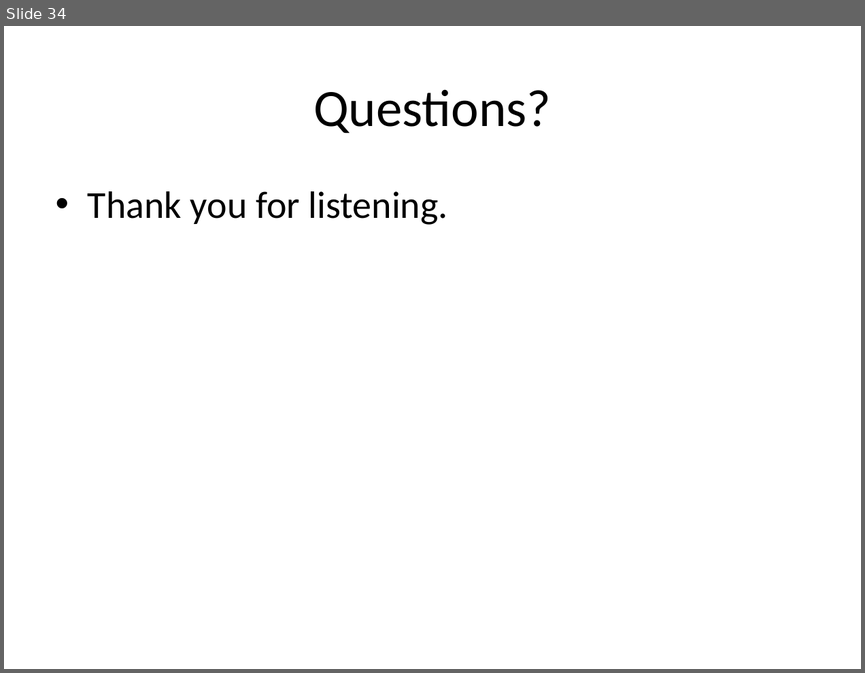
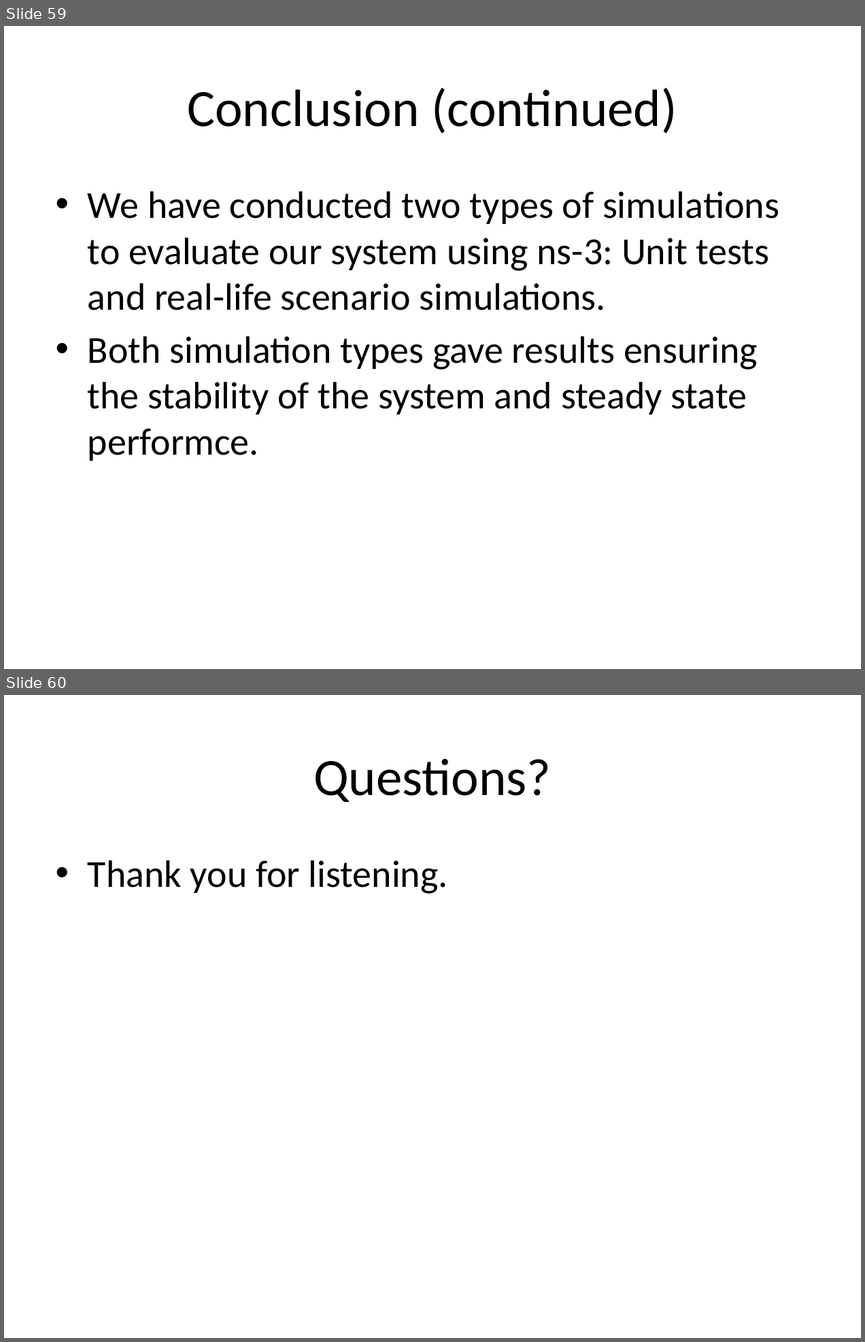
Before and after one commit to canleloglu/worddoc, a slide deck: sunumNew.pptx. Shown one above the other, each under a label of ours: slide 34 before the commit, slides 59 and 60 after it. The pictures are 865x673 and 865x1342 pixels, drawn with LibreOffice and Linux fonts; fonts in the diff are those of the drawing. Boxes give left, top, right and bottom in pixels: in the first picture for what was removed or moved away, otherwise in the second. Text is boxed around its words. In the diff, an @@ line names an element or a change of style, - is before the commit and + after.

```diff
--- a/sunumNew.pptx
+++ b/sunumNew.pptx
@@ slide 59 added at bbox=[4, 26, 861, 669], background #FFFFFF @@
@@ title added at bbox=[187, 88, 677, 133], 44 pt, text #000000 @@
+Conclusion (continued)
@@ text added at bbox=[88, 191, 779, 461], 32 pt, text #000000 @@
+• We have conducted two types of simulations to evaluate our system using ns-3: Unit tests and real-life scenario simulations.
+• Both simulation types gave results ensuring the stability of the system and steady state performce.
@@ what was slide 34 is now slide 60 @@
```
Also in this commit, not shown: 11 slides changed, 36 other slides added, 11 slides removed, 1 other file.
